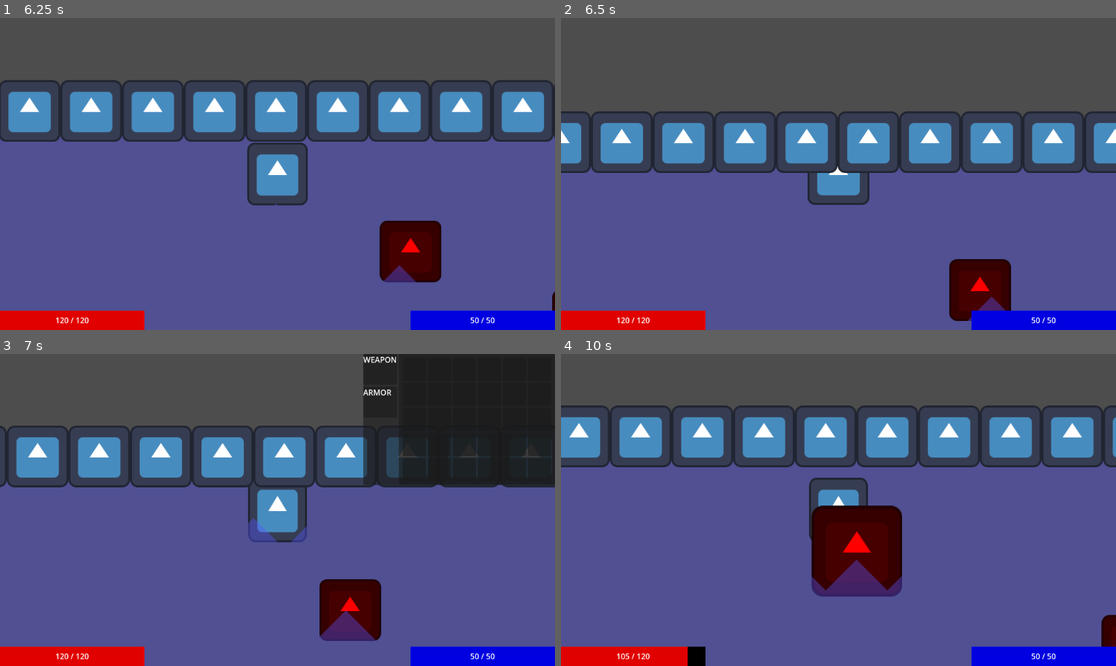
Above: before the commit, frames 1-4 (two rows, left to right).
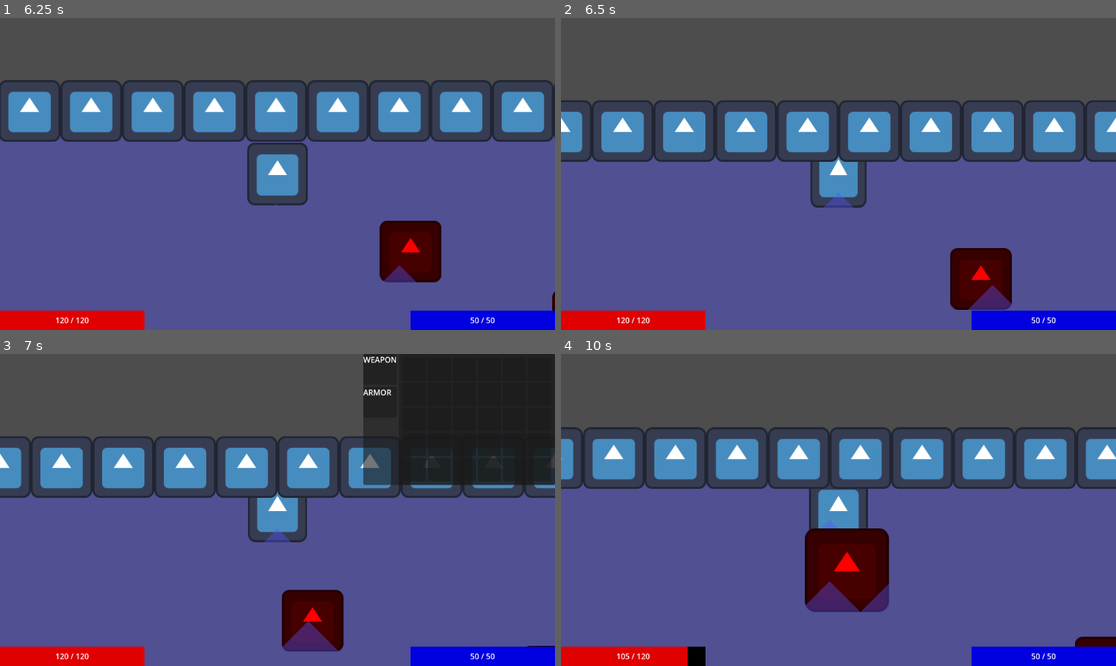
Above: after the commit, the same moments.

Repository: PietPadda/Godot_2D_ARPG
Game: Godot game, scene res://scenes/levels/main.tscn
Two runs of this game, one before a commit and one after it. Both use one fixed random seed, a clock stepped at 60 frames per second and the inputs below. The engine's default icon, where the game draws it, is replaced by a stand-in: a white triangle on a blue panel in a dark square.
Inputs (mouse positions are in pixels of both pictures, inside the frame that each line leads up to):
- Up to frame 1 (6.25 s): tap Enter at 0.5, 4.25 s; move the mouse to (399, 158) at 0.52 s; tap Space (attack) at 0.6, 2.85, 3.5, 5.1 s; click (399, 158) at 0.67 s; move the mouse to (166, 189) at 1.27 s; click (166, 189) at 1.35 s; move the mouse to (333, 105) at 2.02 s; tap I (toggle_character_sheet) at 2.1, 4.35 s; click (333, 105) at 2.17 s; move the mouse to (377, 33) at 2.77 s; click (377, 33) at 2.92 s; move the mouse to (377, 64) at 3.52 s; press the mouse at (377, 64) at 3.53 s; move the mouse to (416, 33) at 4.27 s; release the mouse at (416, 33) at 4.28 s; click (416, 33) at 4.42 s; move the mouse to (305, 174) at 5.02 s; click (305, 174) at 5.17 s; move the mouse to (194, 96) at 5.77 s; click (194, 96) at 5.85 s
- Up to frame 2 (6.5 s): no input
- Up to frame 3 (7 s): move the mouse to (399, 494) at 6.52 s; tap I (toggle_character_sheet) at 6.6 s; click (399, 494) at 6.67 s
- Up to frame 4 (10 s): move the mouse to (999, 369) at 7.27 s; tap Space (attack) at 7.35, 9.6 s; click (999, 369) at 7.42 s; move the mouse to (1027, 369) at 8.02 s; press the mouse at (1027, 369) at 8.03 s; move the mouse to (1049, 369) at 8.77 s; release the mouse at (1049, 369) at 8.78 s; tap I (toggle_character_sheet) at 8.85 s; click (1049, 369) at 8.92 s; move the mouse to (1005, 556) at 9.52 s; click (1005, 556) at 9.67 s

Frame 1 is identical in both runs. In frame 2, 13% of the frame differs, in the area x 0-100%, y 26-98%; in frame 3, 16%; in frame 4, 24%, in the area x 0-100%, y 16-94%.

Commit message:
refactor(physics): change character collision to CircleShape for smooth cornering

Diff:
--- a/scenes/enemies/skeleton.tscn
+++ b/scenes/enemies/skeleton.tscn
@@ -54,6 +54,9 @@
 &"RESET": SubResource("Animation_quxur")
 }
 
+[sub_resource type="CircleShape2D" id="CircleShape2D_xro8k"]
+radius = 63.0
+
 [node name="Skeleton" type="CharacterBody2D" groups=["enemies"]]
 collision_layer = 2
 collision_mask = 7
@@ -70,9 +73,6 @@
 [node name="CollisionShape2D" type="CollisionShape2D" parent="AggroRadius"]
 position = Vector2(-2, 0)
 shape = SubResource("CircleShape2D_s0h66")
-
-[node name="CollisionShape2D" type="CollisionPolygon2D" parent="."]
-polygon = PackedVector2Array(0, -62, 62, 0, 0, 63, -62, 0)
 
 [node name="AnimationPlayer" type="AnimationPlayer" parent="."]
 libraries = {
@@ -96,6 +96,9 @@
 modulate = Color(1, 0, 0, 1)
 texture = ExtResource("1_p728r")
 
+[node name="CollisionShape2D" type="CollisionShape2D" parent="."]
+shape = SubResource("CircleShape2D_xro8k")
+
 [node name="HealthBar" parent="." instance=ExtResource("13_xro8k")]
 offset_top = -85.0
 offset_bottom = -55.0
--- a/scenes/player/player.tscn
+++ b/scenes/player/player.tscn
@@ -123,6 +123,9 @@
 &"RESET": SubResource("Animation_gx1jg")
 }
 
+[sub_resource type="CircleShape2D" id="CircleShape2D_yj68g"]
+radius = 63.0
+
 [node name="Player" type="CharacterBody2D" groups=["player"]]
 collision_layer = 4
 collision_mask = 15
@@ -162,8 +165,8 @@
 [node name="Sprite2D" type="Sprite2D" parent="."]
 texture = ExtResource("1_8afob")
 
-[node name="CollisionShape2D" type="CollisionPolygon2D" parent="."]
-polygon = PackedVector2Array(0, 61, -61, 0, 0, -61, 62, 0)
+[node name="CollisionShape2D" type="CollisionShape2D" parent="."]
+shape = SubResource("CircleShape2D_yj68g")
 
 [node name="StatsComponent" type="Node" parent="."]
 script = ExtResource("3_lvxji")
Not shown: 1 places in scenes/enemies/skeleton.tscn that only renumber resources
Not shown: 1 places in scenes/player/player.tscn that only renumber resources
